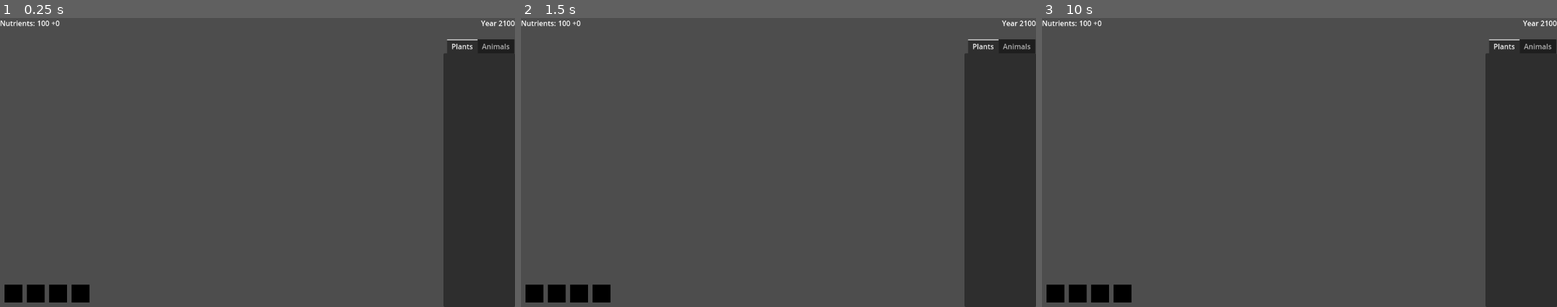
Above: before the commit, frames 1-3 (left to right).
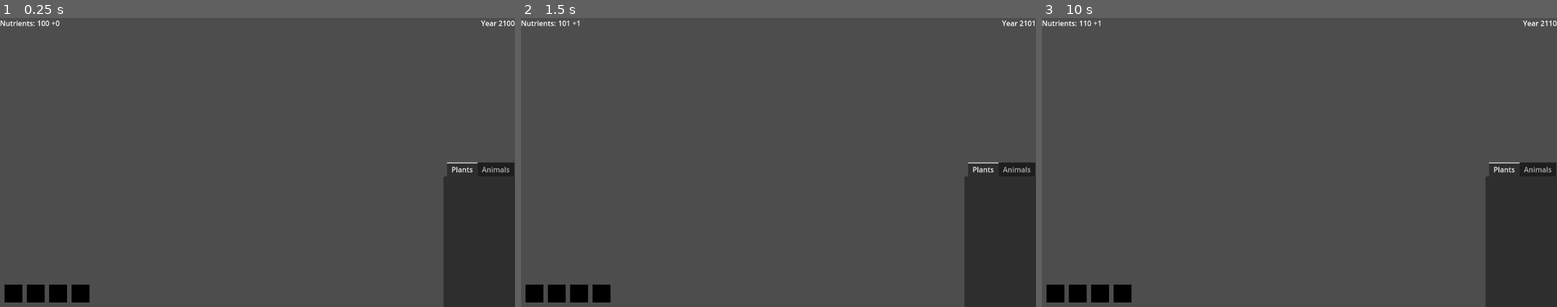
Above: after the commit, the same moments.

Repository: Ameliarate16/CityReclamation
Game: Godot game, scene res://scenes/mainGame.tscn
Same seed, same stepped clock (60 frames per second), same inputs: the game is played once before the commit and once after it.
Inputs (mouse positions are in pixels of both pictures, inside the frame that each line leads up to):
- Up to frame 1 (0.25 s): no input
- Up to frame 2 (1.5 s): click (536, 295) at 0.5 s; click (557, 292) at 1.25 s
- Up to frame 3 (10 s): click (1098, 292) at 2 s; click (1124, 292) at 2.75 s; click (1057, 295) at 3.5 s; click (1078, 292) at 4.25 s; click (1098, 292) at 5 s; click (1124, 292) at 5.75 s; click (1057, 295) at 6.5 s; click (1078, 292) at 7.25 s; click (1098, 292) at 8 s; click (1124, 292) at 8.75 s; tap Enter at 9.5 s

The runs differ from the first frame. In frame 1, 6.0% of the frame differs, in the area x 86-100%, y 7-55%; in frame 2, 6.0%; in frame 3, 6.0%, in the area x 8-100%, y 0-55%.

Commit message:
Some basic scripting

Diff:
--- /dev/null
+++ b/entities/weed.tscn
@@ -0,0 +1,54 @@
+[gd_scene load_steps=9 format=3 uid="uid://bkpqvqinna2qd"]
+
+[ext_resource type="Script" uid="uid://bquant640klwd" path="res://scripts/Plant.gd" id="1_hmblq"]
+[ext_resource type="Texture2D" uid="uid://bof0u845hbq2f" path="res://assets/weed.png" id="1_rhnbr"]
+
+[sub_resource type="AtlasTexture" id="AtlasTexture_hmblq"]
+atlas = ExtResource("1_rhnbr")
+region = Rect2(0, 0, 3, 4)
+
+[sub_resource type="AtlasTexture" id="AtlasTexture_cptaw"]
+atlas = ExtResource("1_rhnbr")
+region = Rect2(3, 0, 3, 4)
+
+[sub_resource type="AtlasTexture" id="AtlasTexture_eunp4"]
+atlas = ExtResource("1_rhnbr")
+region = Rect2(6, 0, 3, 4)
+
+[sub_resource type="AtlasTexture" id="AtlasTexture_3swah"]
+atlas = ExtResource("1_rhnbr")
+region = Rect2(9, 0, 3, 4)
+
+[sub_resource type="AtlasTexture" id="AtlasTexture_rpg1g"]
+atlas = ExtResource("1_rhnbr")
+region = Rect2(12, 0, 3, 4)
+
+[sub_resource type="SpriteFrames" id="SpriteFrames_v6dfr"]
+animations = [{
+"frames": [{
+"duration": 1.0,
+"texture": SubResource("AtlasTexture_hmblq")
+}, {
+"duration": 1.0,
+"texture": SubResource("AtlasTexture_cptaw")
+}, {
+"duration": 1.0,
+"texture": SubResource("AtlasTexture_eunp4")
+}, {
+"duration": 1.0,
+"texture": SubResource("AtlasTexture_3swah")
+}, {
+"duration": 1.0,
+"texture": SubResource("AtlasTexture_rpg1g")
+}],
+"loop": true,
+"name": &"default",
+"speed": 5.0
+}]
+
+[node name="Weed" type="Node2D" groups=["PlantEntities"]]
+script = ExtResource("1_hmblq")
+
+[node name="AnimatedSprite2D" type="AnimatedSprite2D" parent="."]
+scale = Vector2(4, 4)
+sprite_frames = SubResource("SpriteFrames_v6dfr")
--- a/project.godot
+++ b/project.godot
@@ -19,6 +19,11 @@
 
 project/assembly_name="CityReclamation"
 
+[global_group]
+
+AnimalEntities=""
+PlantEntities=""
+
 [rendering]
 
 renderer/rendering_method="gl_compatibility"
--- a/scenes/mainGame.tscn
+++ b/scenes/mainGame.tscn
@@ -1,9 +1,12 @@
-[gd_scene format=3 uid="uid://ca182hq60fcho"]
+[gd_scene load_steps=2 format=3 uid="uid://ca182hq60fcho"]
+
+[ext_resource type="Script" uid="uid://dctceiewoeq45" path="res://scripts/GUIController.gd" id="1_mmojm"]
 
 [node name="Node2D" type="Node2D"]
 
 [node name="GUILayer" type="CanvasLayer" parent="."]
 follow_viewport_enabled = true
+script = ExtResource("1_mmojm")
 
 [node name="PlantingContainer" type="BoxContainer" parent="GUILayer"]
 anchors_preset = 12
@@ -27,6 +30,7 @@
 color = Color(0, 0, 0, 1)
 
 [node name="HerbButton" type="TextureButton" parent="GUILayer/PlantingContainer/HerbPanel/HerbBox"]
+custom_minimum_size = Vector2(40, 40)
 layout_mode = 0
 offset_top = 1.0
 offset_right = 40.0
@@ -42,6 +46,7 @@
 color = Color(0, 0, 0, 1)
 
 [node name="BushButton" type="TextureButton" parent="GUILayer/PlantingContainer/BushPanel/BushBox"]
+custom_minimum_size = Vector2(40, 40)
 layout_mode = 0
 offset_right = 40.0
 offset_bottom = 40.0
@@ -124,13 +129,12 @@
 [node name="EntityListContainer" type="TabContainer" parent="GUILayer"]
 anchors_preset = -1
 anchor_left = 1.0
-anchor_top = 0.074
+anchor_top = 0.5
 anchor_right = 1.0
 anchor_bottom = 1.0
 offset_left = -160.0
-offset_top = 0.0480003
 grow_horizontal = 0
-grow_vertical = 2
+grow_vertical = 0
 current_tab = 0
 
 [node name="Plants" type="BoxContainer" parent="GUILayer/EntityListContainer"]
--- /dev/null
+++ b/scripts/GUIController.gd
@@ -0,0 +1,33 @@
+extends CanvasLayer
+
+@export var currentYear = 2100
+
+@export var currentNutrients = 100
+var nutrientIncome = 1
+var nutrientUpkeep = 0
+
+var yearTimer = 0
+var yearLength = 1
+
+func updateYearLabel():
+	$YearContainer/YearCount.text = str(currentYear)
+
+func updateNutrientsLabel():
+	$ResourceContainer/NutrientsCount.text = str(currentNutrients)
+	var nutrientRate = nutrientIncome - nutrientUpkeep
+	if (nutrientRate >= 0):
+		$ResourceContainer/NutrientsRate.text = "+" + str(nutrientRate)
+	else:
+		$ResourceContainer/NutrientsRate.text = str(nutrientRate)
+
+func tickYear():
+	currentYear += 1
+	currentNutrients += nutrientIncome - nutrientUpkeep
+	updateYearLabel()
+	updateNutrientsLabel()
+
+func _process(delta):
+	yearTimer += delta
+	if (yearTimer >= yearLength):
+		yearTimer = 0
+		tickYear()
--- /dev/null
+++ b/scripts/Plant.gd
@@ -0,0 +1,5 @@
+extends Node2D
+
+@export var upkeep = 1
+@export var spaceRequired = 1
+var growthLevel = 0
Not shown, added: scripts/GUIController.gd.uid
Not shown, added: scripts/Plant.gd.uid
